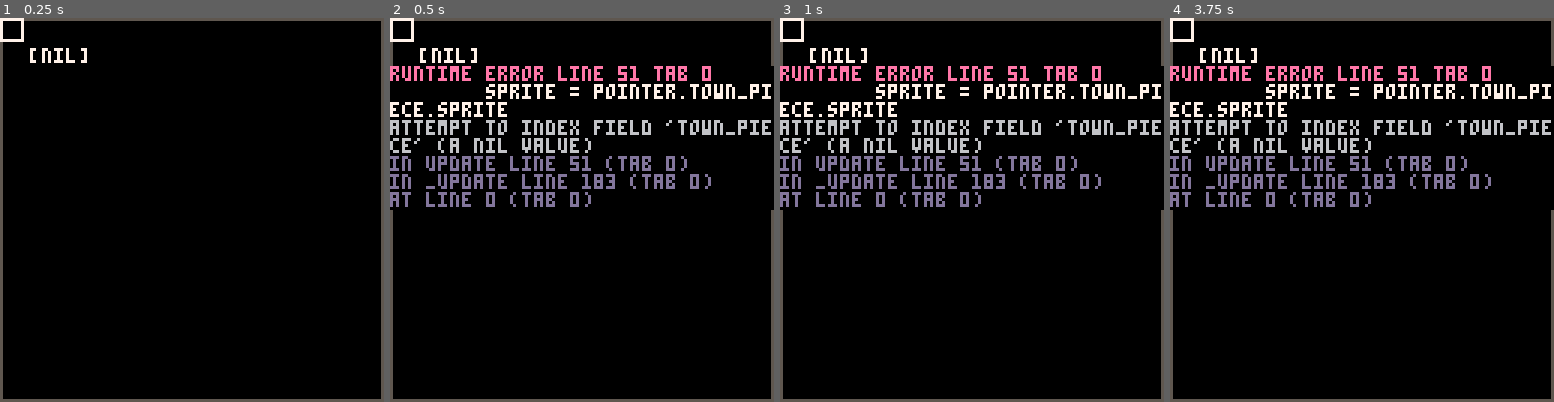
Above: before the commit, frames 1-4 (left to right).
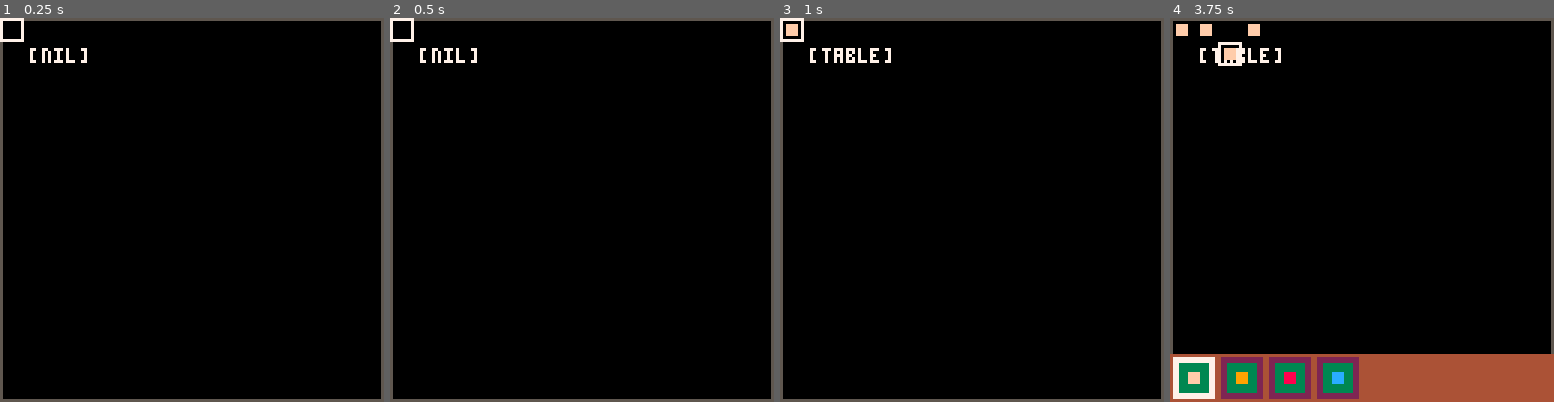
Above: after the commit, the same moments.

Repository: shen-sat/found
Game: PICO-8 cartridge game.p8
Two runs of this game, one before a commit and one after it. Both use one fixed random seed, a clock stepped at 60 frames per second and the inputs below.
Inputs:
- Up to frame 1 (0.25 s): no input
- Up to frame 2 (0.5 s): tap X (X key) at 0.33 s
- Up to frame 3 (1 s): tap O (Z key) at 0.7 s
- Up to frame 4 (3.75 s): tap X (X key) at 1.07, 1.85, 2.97 s; hold Right 1.6-2.1 s; tap O (Z key) every 0.4 s from 1.7 to 3.7 s; hold Up 2.15-2.42 s; hold Right 2.47-3.03 s; hold Left 3.08-3.58 s; hold Down from 3.63 s (still down)

Frame 1 is identical in both runs. In frame 2, 8.8% of the frame differs, in the area x 0-100%, y 12-50%; in frame 3, 9.2%; in frame 4, 22%, in the area x 0-100%, y 0-100%.
Error before the commit: runtime error line 51 tab 0; sprite = pointer.town_piece.sprite; attempt to index field 'town_piece' (a nil value)

Commit message:
Rename town_piece to piece

Diff:
--- a/build_bar.lua
+++ b/build_bar.lua
@@ -20,12 +20,12 @@
     end
     },
     btn_index = 0,
-    sprites = town_pieces,
+    sprites = pieces,
     update = function(self, menu_mode, pointer)
       self:update_btn_index(menu_mode)
       local btn_index = self.btn_index
       local chosen_icon = self.btns(self)[btn_index].icon
-      if menu_mode then pointer.town_piece = chosen_icon end
+      if menu_mode then pointer.piece = chosen_icon end
     end,
     draw = function(self, menu_mode)
       if not menu_mode then return end
--- a/game.p8
+++ b/game.p8
@@ -26,15 +26,14 @@
     width = 8
   }
 
-  town_pieces = { road, hut, bin, query }
+  pieces = { road, hut, bin, query }
 
-  roads = {}
-  huts = {}
+  built_pieces = {}
 
   pointer = {
    x = 0,
    y = 0,
-   town_piece,
+   piece,
    update = function(self, menu_mode)
     if menu_mode then return end
     if btnp(1) then
@@ -48,16 +47,13 @@
     end
 
     if btnp(5) then
-      local town_piece = {
+      if not pointer.piece then return end
+      local piece = {
         x = pointer.x,
         y = pointer.y,
-        sprite = pointer.town_piece.sprite
+        sprite = pointer.piece.sprite
       }
-      if pointer.town_piece == road then
-        add(roads,town_piece) -- beware, this line allows multiple roads with same x,y coordinates
-      elseif pointer.town_piece == hut then
-        add(huts,town_piece) -- beware, this line allows multiple huts with same x,y coordinates
-      end
+      add(built_pieces, piece)
     end
    end
   }
@@ -78,16 +74,11 @@
   spr(0,pointer.x,pointer.y)
   local pointer_type_sprite
   spr(pointer,x,y,w,h,flip_x,flip_y)
-  print(pointer.town_piece,10,10,7)
-
-  for r in all(roads) do
-   spr(r.sprite,r.x,r.y)
+  print(pointer.piece,10,10,7)
+  for p in all(built_pieces) do
+   spr(p.sprite,p.x,p.y)
   end
-  for h in all(huts) do
-   spr(h.sprite,h.x,h.y)
-  end
-  if pointer.town_piece then spr(pointer.town_piece.sprite,pointer.x,pointer.y) end
-
+  if pointer.piece then spr(pointer.piece.sprite,pointer.x,pointer.y) end
 end
 
 function calculate_x1(x0, width)
Not shown, changed: TODO.txt
